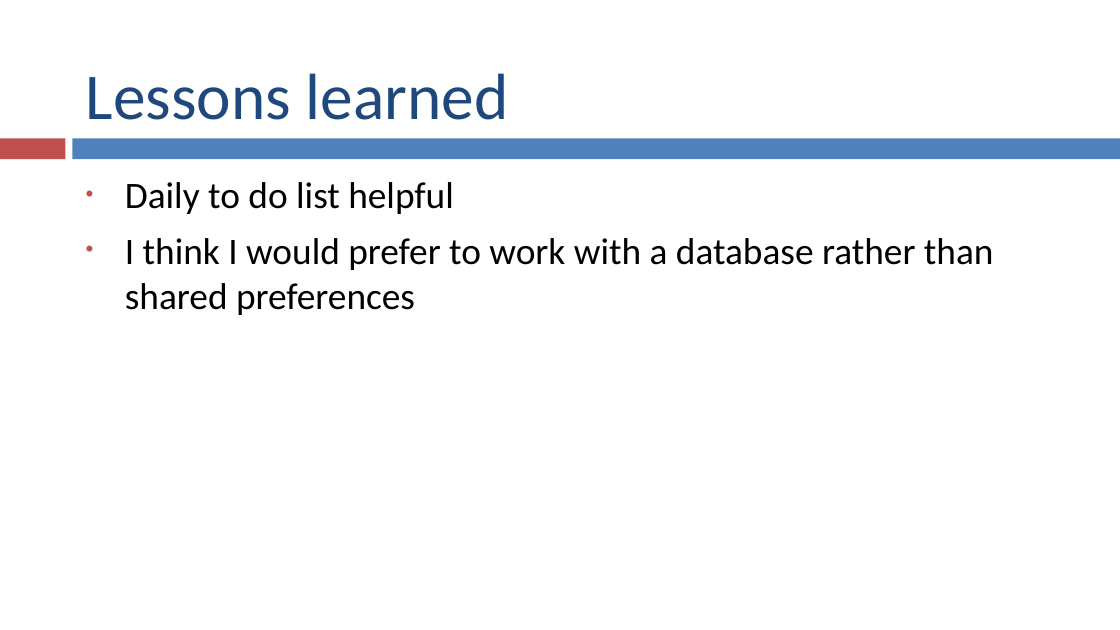
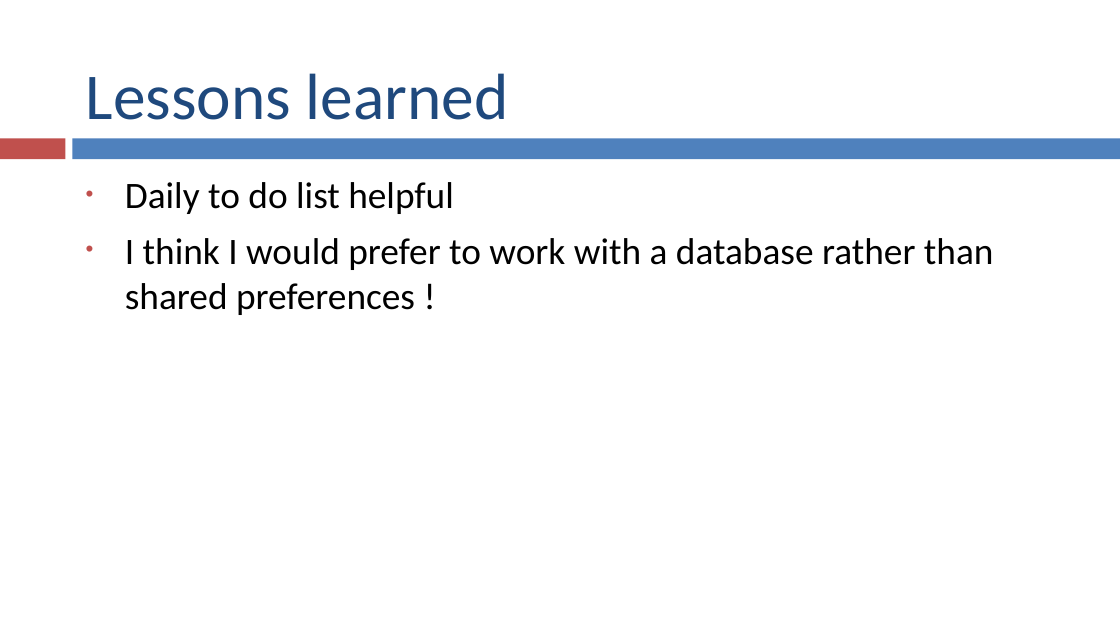
Before and after one commit to olgamaunsell/ICanDoItList-Java-Android-App, a slide deck: slide 11 of I Can Do It List Presentation.pptx. Drawn at 1120x630 pixels with LibreOffice and Linux fonts; fonts in the diff are those of the drawing. Boxes give left, top, right and bottom in pixels: in the first picture for what was removed or moved away, otherwise in the second. Text is boxed around its words. In the diff, an @@ line names an element or a change of style, - is before the commit and + after.

```diff
--- a/I Can Do It List Presentation.pptx
+++ b/I Can Do It List Presentation.pptx
@@ text at (125,238,994,315): text changed @@
-• I think I would prefer to work with a database rather than shared preferences
+• I think I would prefer to work with a database rather than shared preferences !
```
Also in this commit, not shown: 1 slide removed, 3 other files.
